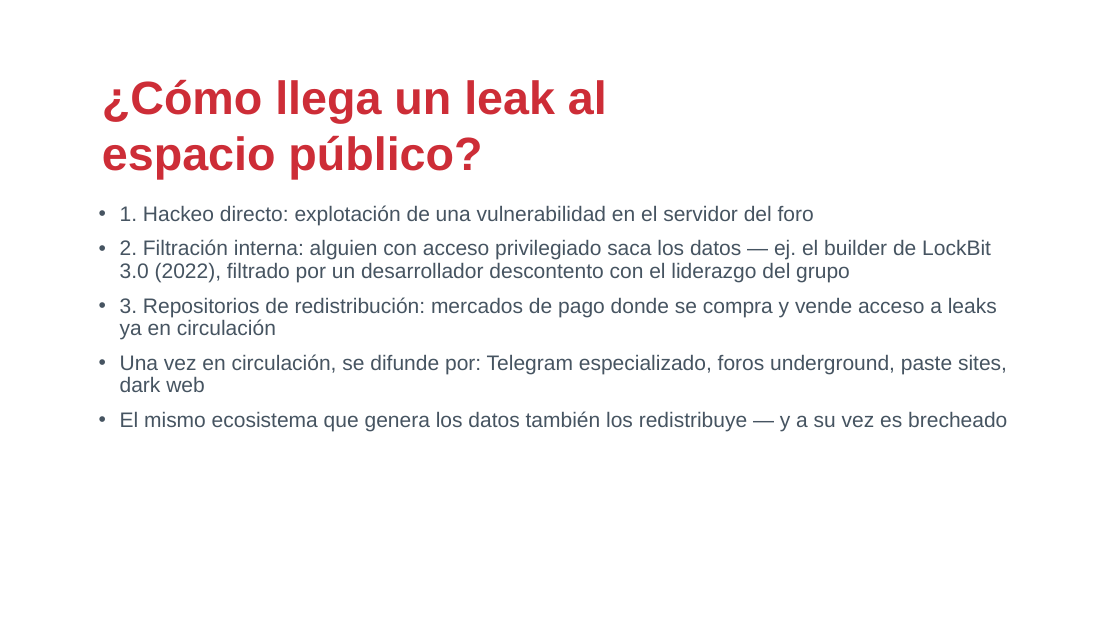
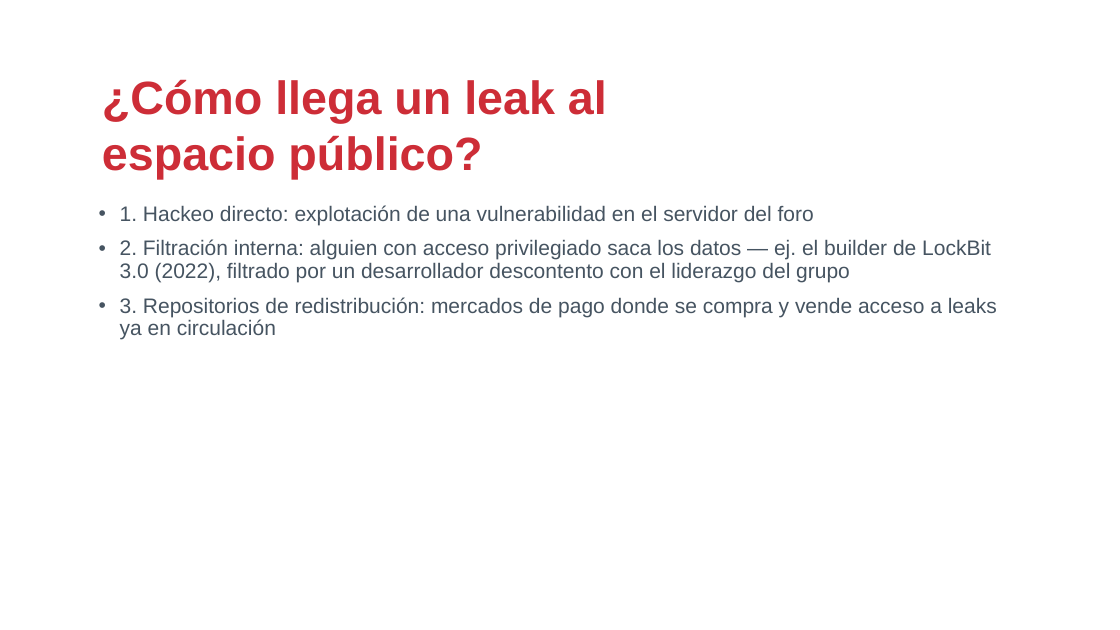
Before and after one commit to drj3ky11/FearOfTheDark, a slide deck: slide 3 of bloque0_ecosistema/csbc26_b0_ecosistema.pptx. Drawn at 1120x630 pixels with LibreOffice and Linux fonts; fonts in the diff are those of the drawing; background and template pictures are left out. Boxes give left, top, right and bottom in pixels: in the first picture for what was removed or moved away, otherwise in the second. Text is boxed around its words. In the diff, an @@ line names an element or a change of style, - is before the commit and + after.

Commit message:
docs: actualizar slides de bloque0_ecosistema
Regenerada la presentación del bloque 0 (pendiente de commitear desde
antes de esta sesión).

```diff
--- a/bloque0_ecosistema/csbc26_b0_ecosistema.pptx
+++ b/bloque0_ecosistema/csbc26_b0_ecosistema.pptx
@@ text at (120,354,1007,431): paragraphs removed @@
-• Una vez en circulación, se difunde por: Telegram especializado, foros underground, paste sites, dark web
-• El mismo ecosistema que genera los datos también los redistribuye — y a su vez es brecheado
```
Also in this commit, not shown: 5 other slides changed.
